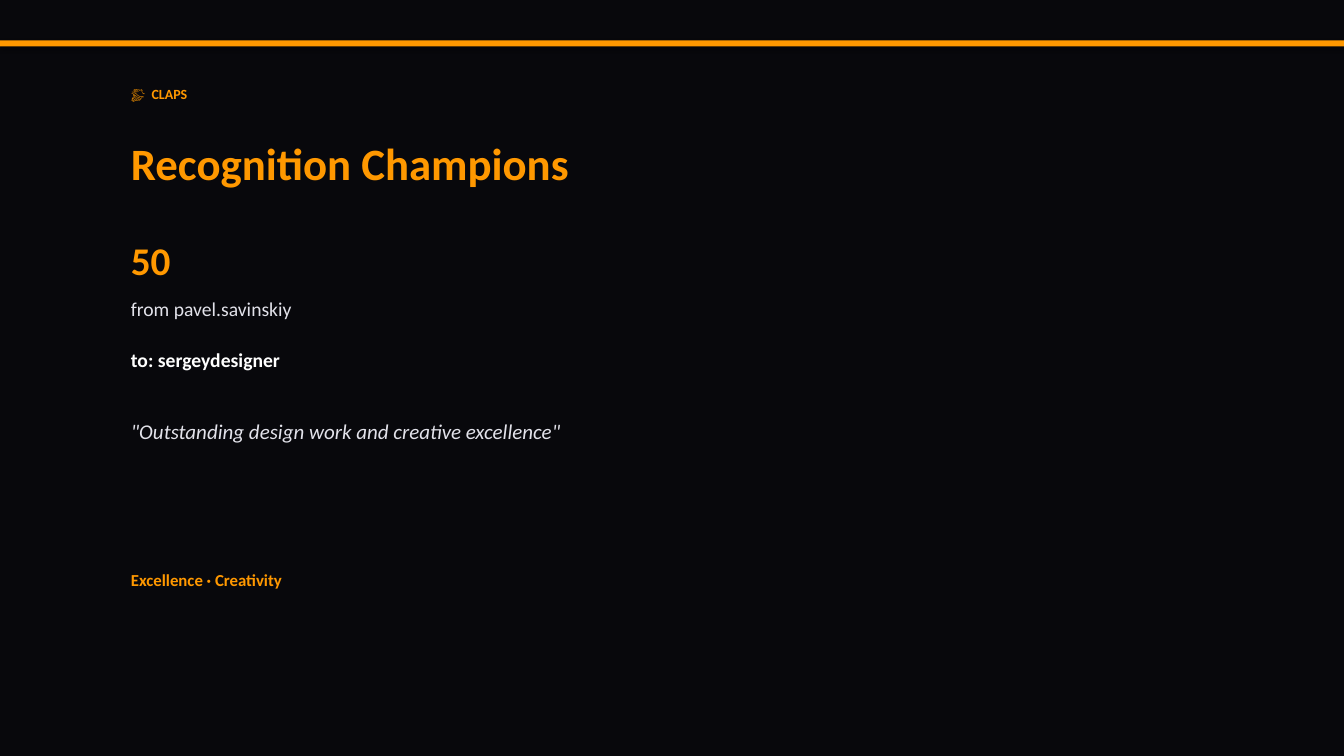
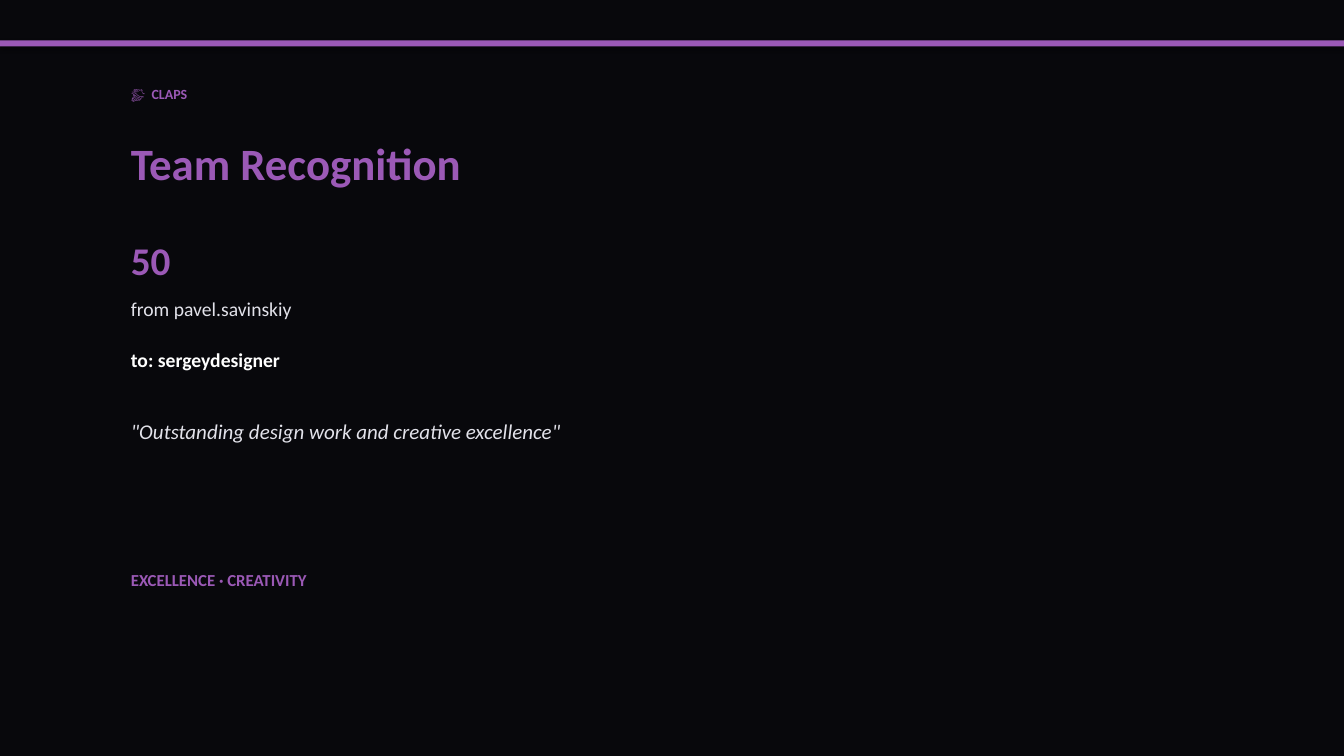
Before and after one commit to liliyagarifullina-maker/appodeal-pulse, a slide deck: slide 4 of data/archive/pulse_2026-03-12.pptx (slide 5 before the commit). Drawn at 1344x756 pixels with LibreOffice and Linux fonts; fonts in the diff are those of the drawing. Boxes give left, top, right and bottom in pixels: in the first picture for what was removed or moved away, otherwise in the second. Text is boxed around its words. In the diff, an @@ line names an element or a change of style, - is before the commit and + after.

```diff
--- a/data/archive/pulse_2026-03-12.pptx
+++ b/data/archive/pulse_2026-03-12.pptx
@@ rectangle at [0,40,1344,46]: fill #FF9800 to #9B59B6 @@
@@ text "👏 CLAPS" at [152,90,188,99]: text colour #FF9800 to #9B59B6 @@
@@ text at [131,148,460,188]: text changed; text colour #FF9800 to #9B59B6 @@
-Recognition Champions
+Team Recognition
@@ text "50" at [131,249,171,275]: text colour #FF9800 to #9B59B6 @@
@@ text at [131,575,306,586]: text changed; text colour #FF9800 to #9B59B6 @@
-Excellence · Creativity
+EXCELLENCE · CREATIVITY
```
Also in this commit, not shown: 5 other slides changed, 12 slides added, 3 slides removed, 2 other files.
